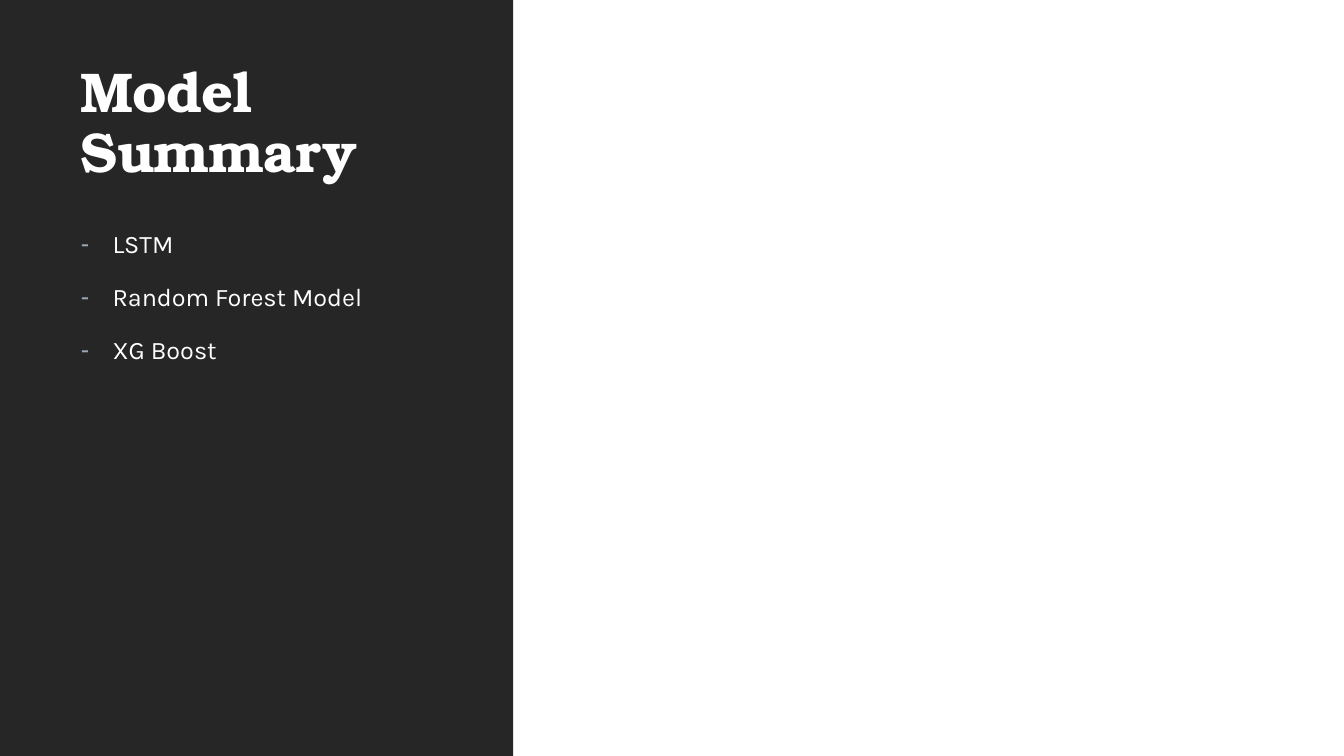
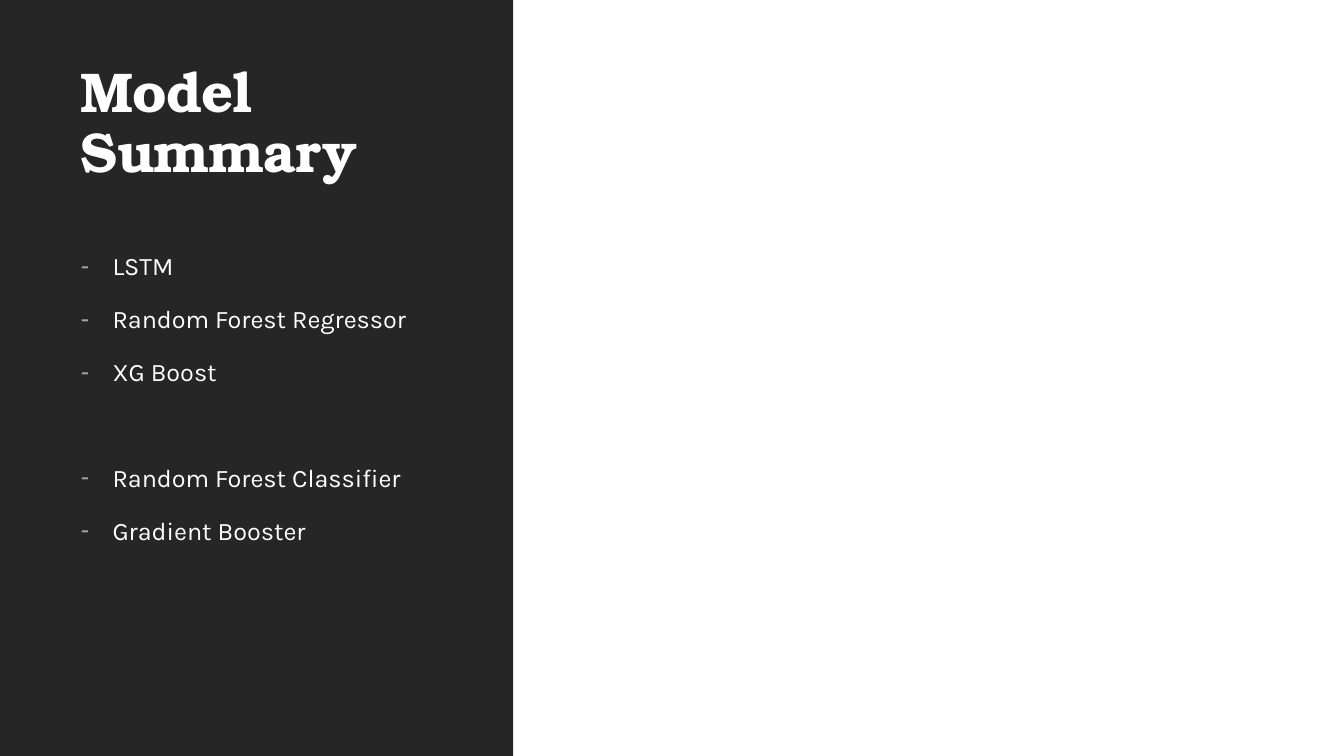
Before and after one commit to you915/Sentiment-Analysis-of-Twitter-Data-for-predicting-Apple-stock-price, a slide deck: slide 3 of Project 2 - Group 4.pptx. Drawn at 1344x756 pixels with LibreOffice and Linux fonts; fonts in the diff are those of the drawing. Boxes give left, top, right and bottom in pixels: in the first picture for what was removed or moved away, otherwise in the second. Text is boxed around its words. In the diff, an @@ line names an element or a change of style, - is before the commit and + after.

```diff
--- a/Project 2 - Group 4.pptx
+++ b/Project 2 - Group 4.pptx
@@ text "LSTM" moved from (x1=113, y1=237, x2=362, y2=360) to (x1=113, y1=259, x2=406, y2=541) @@
@@ text at (x1=113, y1=311, x2=406, y2=334): text changed @@
-– Random Forest Model
+– Random Forest Regressor
@@ text at (x1=113, y1=469, x2=400, y2=541): paragraphs added @@
+– Random Forest Classifier
+– Gradient Booster
```
Also in this commit, not shown: 6 other slides changed, 1 slide removed.
